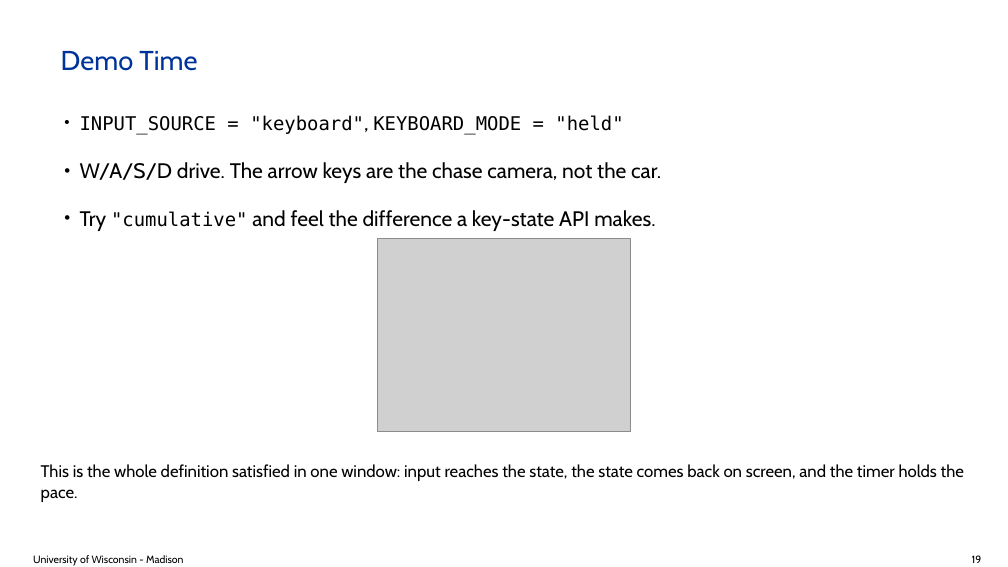
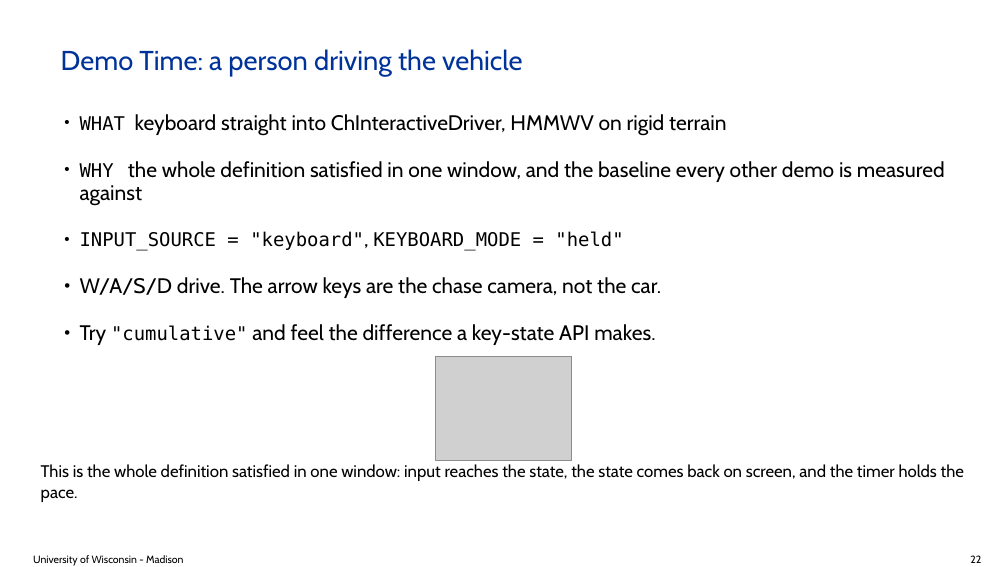
Before and after one commit to ksha23/chrono-hil-tutorial, a slide deck: slide 22 of tutorial_HIL_driver.pptx (slide 19 before the commit). Drawn at 1008x567 pixels with LibreOffice and Linux fonts; fonts in the diff are those of the drawing; grey boxes stand for pictures; background and template pictures are left out. Boxes give left, top, right and bottom in pixels: in the first picture for what was removed or moved away, otherwise in the second. Text is boxed around its words. In the diff, an @@ line names an element or a change of style, - is before the commit and + after.

Commit message:
Open with what the talk covers, and anchor it on a study that actually ran
THE MOTIVATION SLIDE USED THE CRANE, which stopped being a demo two commits
ago. Motivating a talk with something you never show is a promise you do not
keep, so it now opens on the two reasons a person is in the loop at all -- the
person is the SUBJECT you are measuring, or the person is the CONTROLLER
because nothing else can do the task -- followed by a study that did it.

That study is real and it is Chrono's: remote car-following under latency,
forty participants in four groups of ten, uplink delaying the driver's inputs
and downlink delaying the video coming back. Chrono::Vehicle for ego and lead
dynamics, SynChrono between the two nodes, Chrono::Sensor for the forward
camera on three monitors at 60 Hz, Chrono::HIL for a Logitech G29 wheel and
pedals. Mitigation cut driving incidents 72% though not significantly, and
adaptation across the three latency trials dominated the effect. Ma, McDonald,
Sha, Zhang, Xu, Negrut. It carries the paper's own interface figure and a photo
of the rig, and it lets the device slide say the wheel path is not hypothetical.

Added an agenda and a slide listing the four demos up front, and every Demo
Time slide now leads with WHAT it is and WHY it is worth watching. "Demo Time"
on its own tells an audience nothing, and a demo nobody has been given a reason
to watch is just a pause in the talk.

Dropped "How far this goes".

Two layout bugs behind this. bullets() accepted a `shots` argument and silently
ignored it, so figures asked for on bullet slides simply never appeared. And
figures were pinned at a fixed height that assumed short slides, so on a longer
one the picture landed on top of the text; placement is now computed from the
text, and a figure is skipped rather than drawn through a paragraph.

One self-inflicted wound worth recording: an earlier splice used index() to
find the end of the block it was replacing, matched an EARLIER occurrence than
the start, and duplicated api_slide and showtime instead of replacing them.
Python took the later, stale definitions, so correct edits to the live ones had
no effect and the rendered slide kept coming back unchanged. The duplicates are
gone.

```diff
--- a/tutorial_HIL_driver.pptx
+++ b/tutorial_HIL_driver.pptx
@@ title at (61,49,522,76): text changed @@
-Demo Time
+Demo Time: a person driving the vehicle
@@ text at (80,114,945,206): paragraphs added @@
+• WHAT keyboard straight into ChInteractiveDriver, HMMWV on rigid terrain
+• WHY the whole definition satisfied in one window, and the baseline every other demo is measured against
@@ text at (80,231,661,345): less space between paragraphs @@
@@ picture: place and size @@
-picture at (378,238,630,431)
+picture at (436,357,572,461)
@@ text at (970,555,981,563): text changed @@
-19
+22
```
Also in this commit, not shown: 26 other slides changed, 4 slides added, 2 slides removed, 4 other files.
